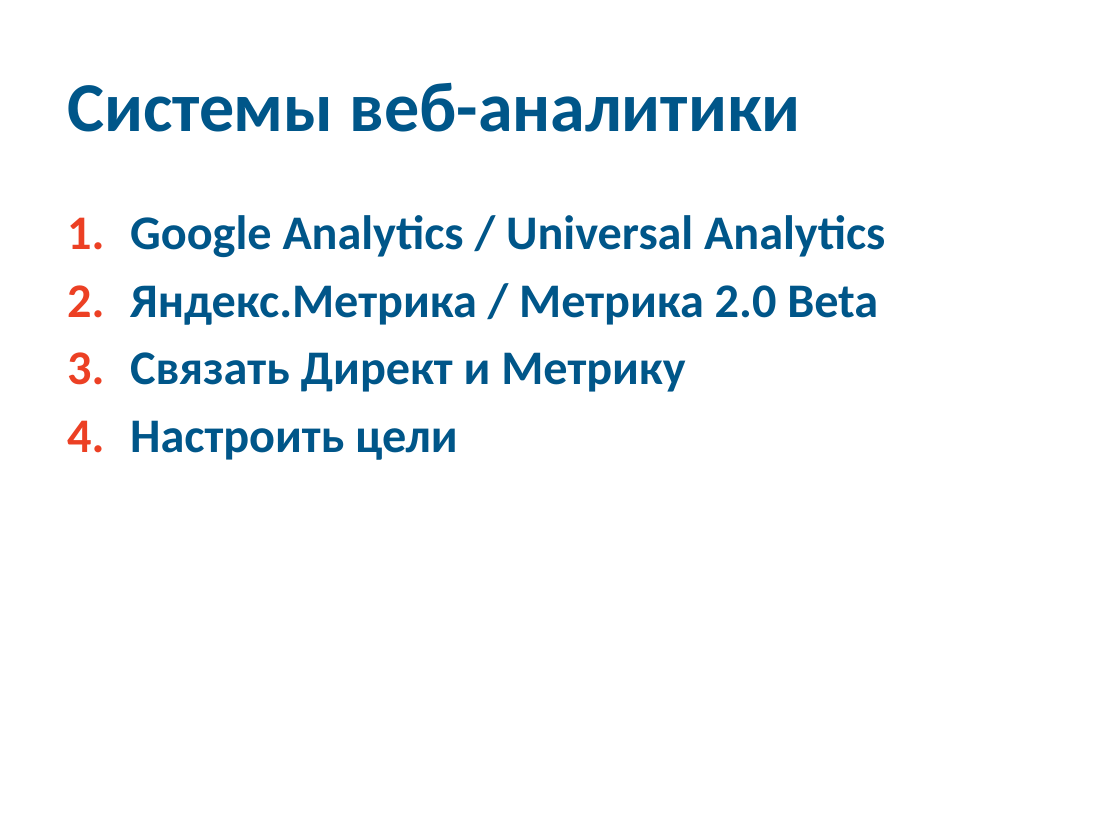
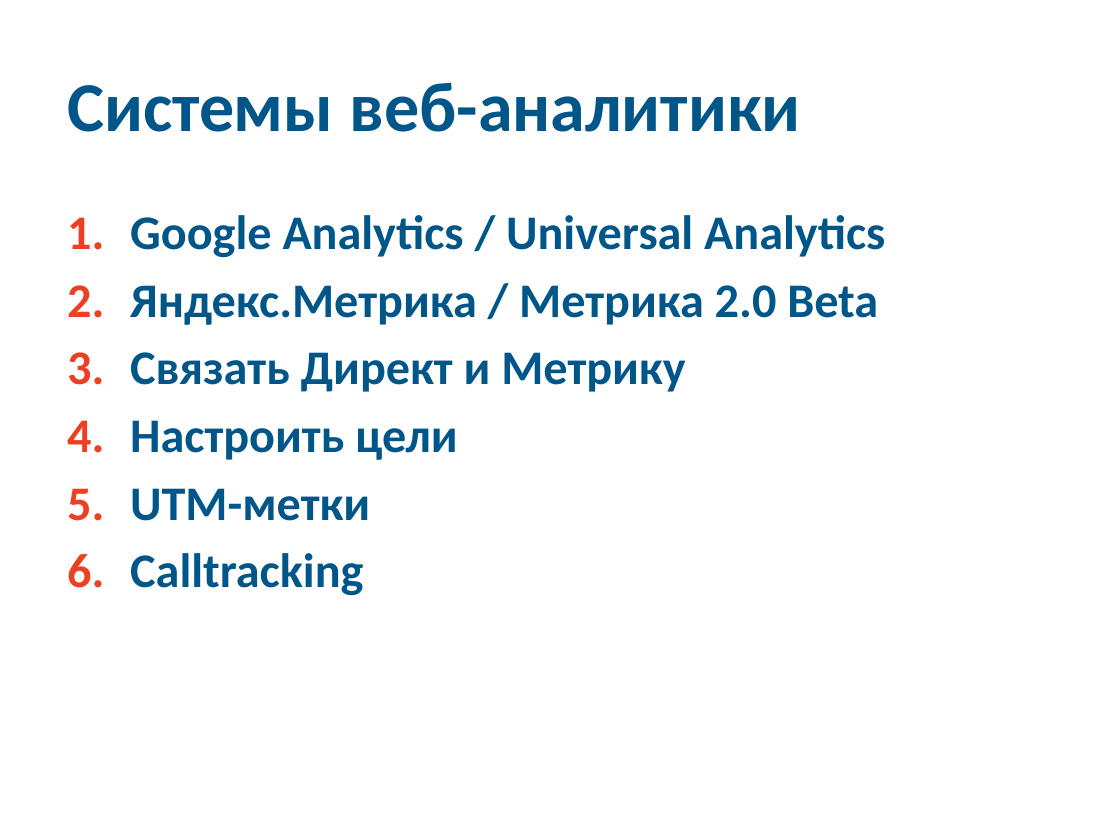
Before and after one commit to 2naive/2naive.github.io, a slide deck: slide 13 of ireklama.pptx. Drawn at 1120x840 pixels with LibreOffice and Linux fonts; fonts in the diff are those of the drawing. Boxes give left, top, right and bottom in pixels: in the first picture for what was removed or moved away, otherwise in the second. Text is boxed around its words. In the diff, an @@ line names an element or a change of style, - is before the commit and + after.

```diff
--- a/ireklama.pptx
+++ b/ireklama.pptx
@@ text at [130, 488, 370, 596]: paragraphs added @@
+5. UTM-метки
+6. Calltracking
```
Also in this commit, not shown: 8 other slides changed, 3 slides added, 3 slides removed.
